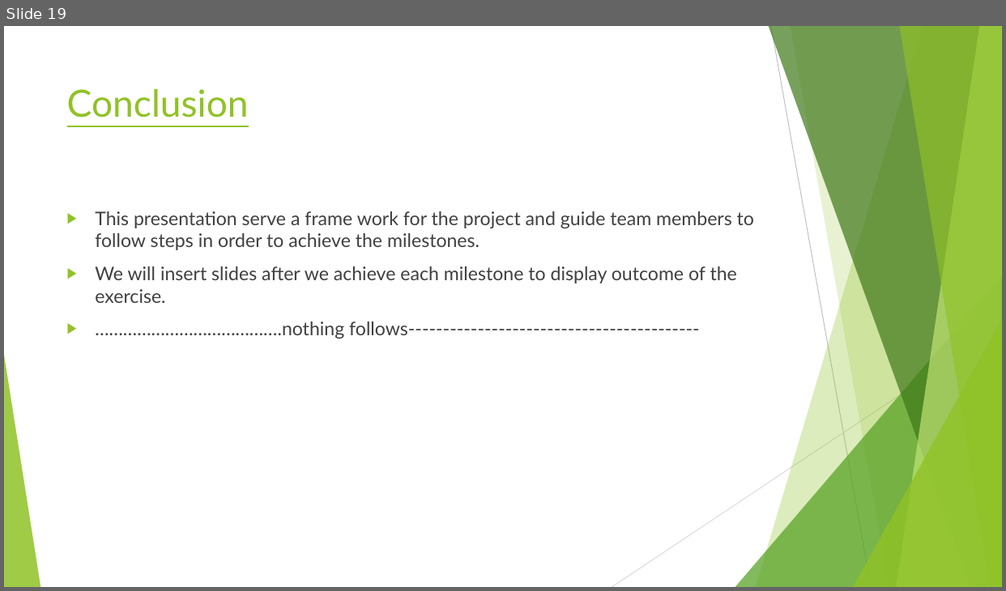
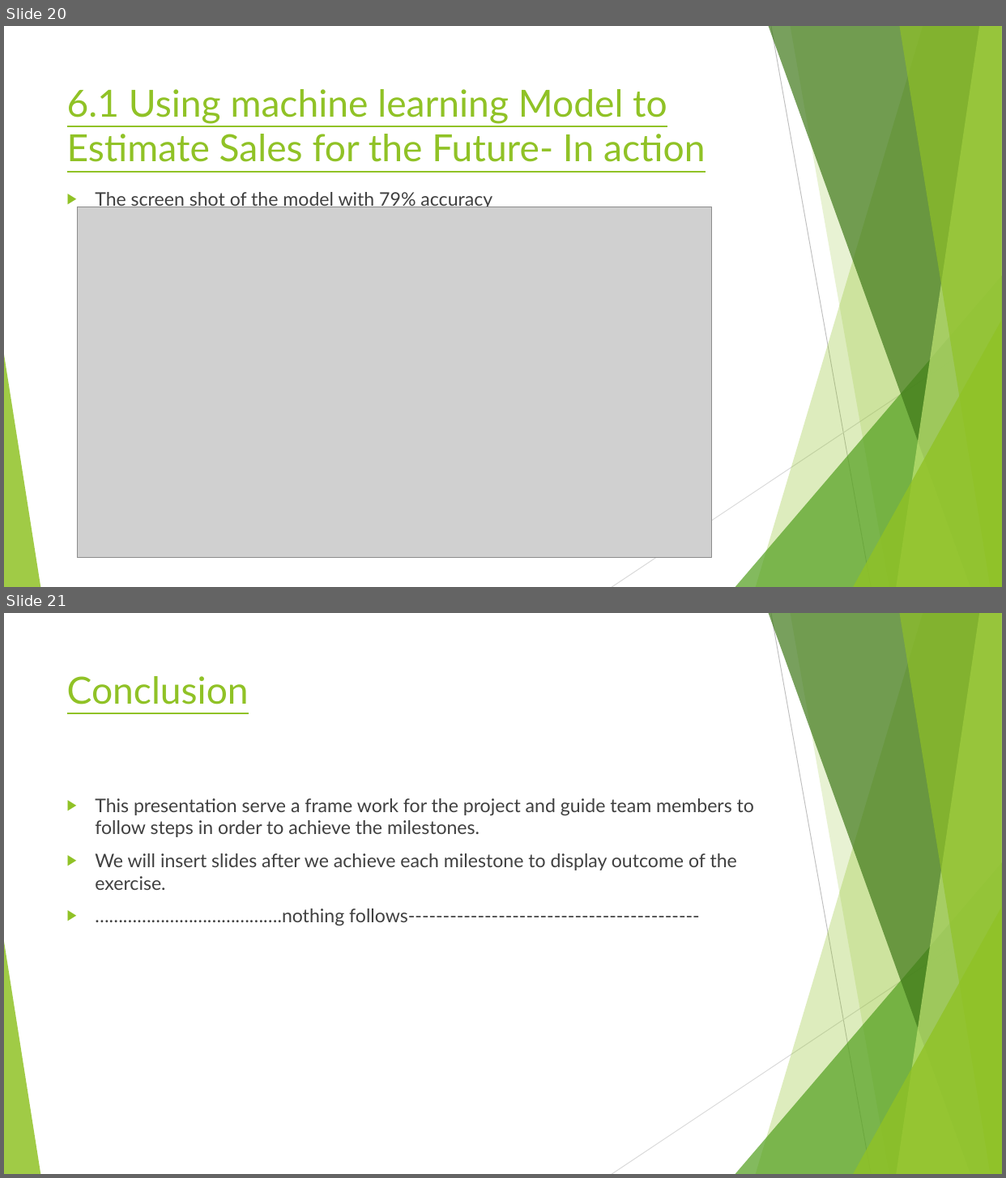
Before and after one commit to rubadhanaraj/Final_project, a slide deck: Project details.pptx. Shown one above the other, each under a label of ours: slide 19 before the commit, slides 20 and 21 after it. The pictures are 1006x591 and 1006x1178 pixels, drawn with LibreOffice and Linux fonts; fonts in the diff are those of the drawing; grey boxes stand for pictures. Boxes give left, top, right and bottom in pixels: in the first picture for what was removed or moved away, otherwise in the second. Text is boxed around its words. In the diff, an @@ line names an element or a change of style, - is before the commit and + after.

```diff
--- a/Project details.pptx
+++ b/Project details.pptx
@@ slide 20 added at box(4, 26, 1002, 587), background #FFFFFF; not listed: 10 template elements that a slide beside it also shows @@
@@ title added at box(67, 89, 705, 162), 36 pt, text #90C226, underline @@
+6.1 Using machine learning Model to Estimate Sales for the Future- In action
@@ text added at box(95, 192, 492, 211), 18 pt, text #404040 @@
+▶ The screen shot of the model with 79% accuracy
@@ picture added at box(78, 207, 711, 558) @@
@@ what was slide 19 is now slide 21 @@
```
Also in this commit, not shown: 16 slides changed, 1 other slide added.
